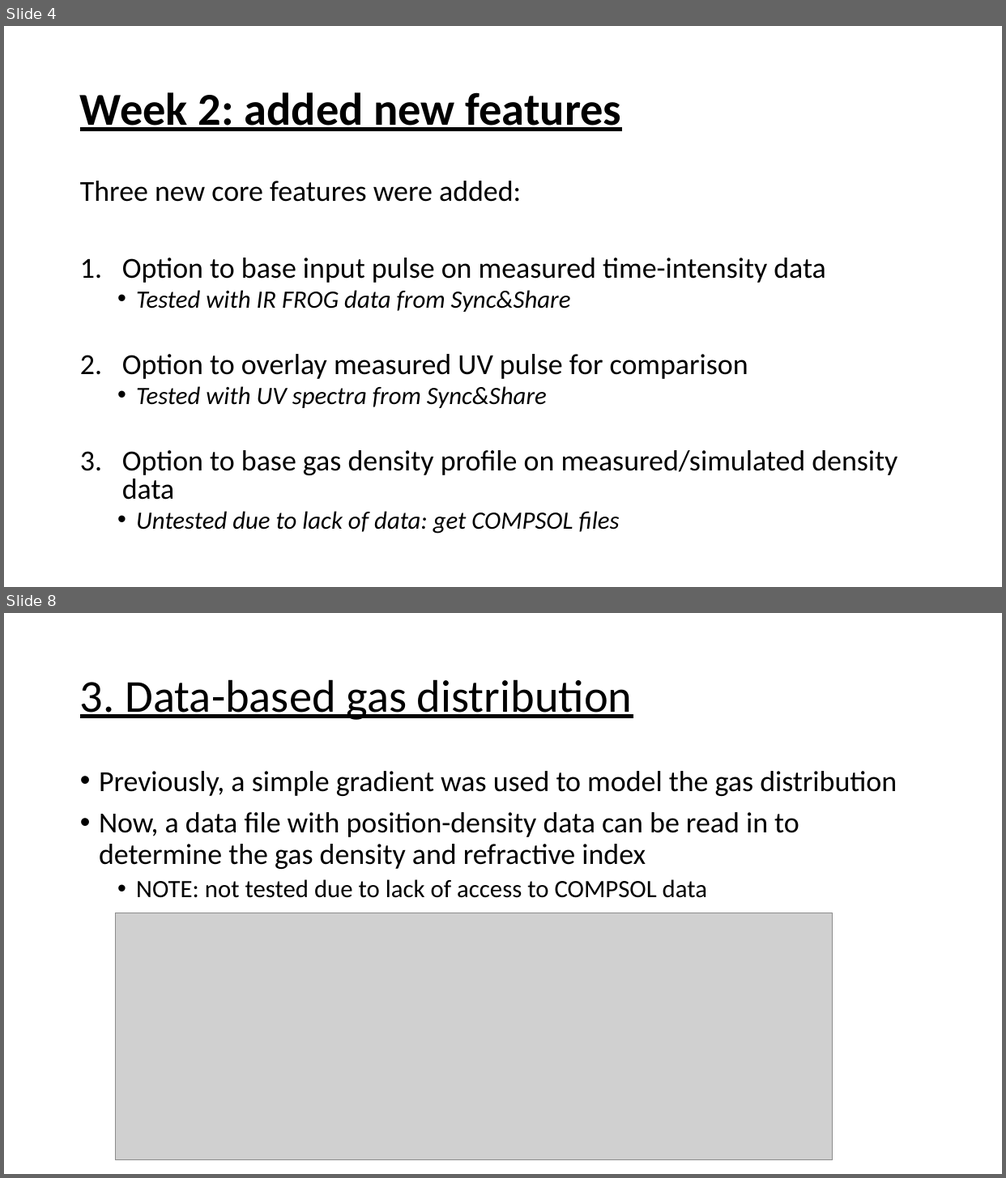
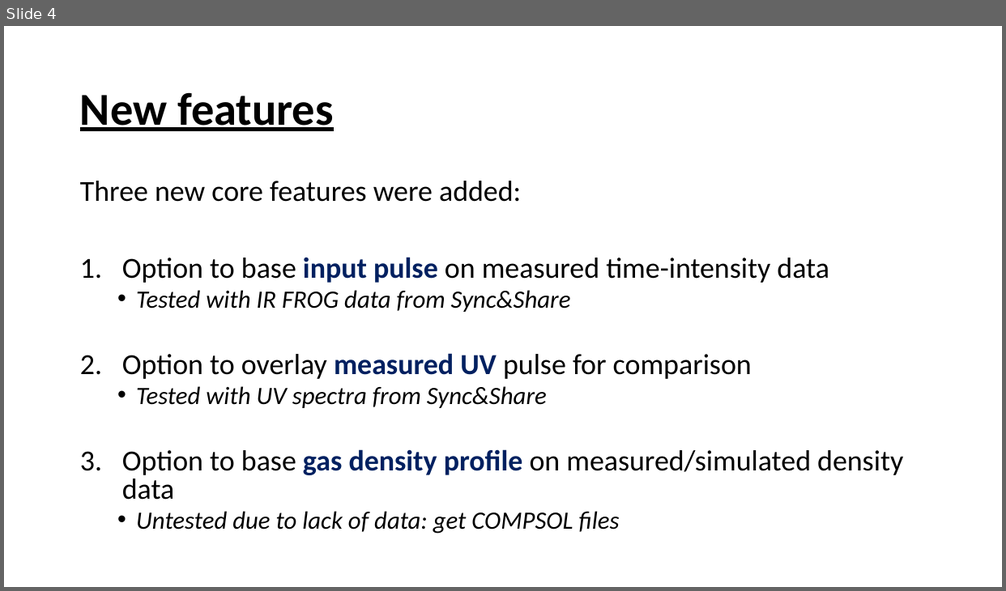
Before and after one commit to david-f-amorim/Simulating-THG-of-few-femtosecond-pulses-in-a-noble-gas-, a slide deck: presentations/DESY - Updates Week 1&2.pptx. Shown one above the other, each under a label of ours: slides 4 and 8 before the commit, slide 4 after it; the slides between them are not shown. The pictures are 1006x1178 and 1006x591 pixels, drawn with LibreOffice and Linux fonts; fonts in the diff are those of the drawing; grey boxes stand for pictures. Boxes give left, top, right and bottom in pixels: in the first picture for what was removed or moved away, otherwise in the second. Text is boxed around its words. In the diff, an @@ line names an element or a change of style, - is before the commit and + after.

```diff
--- a/presentations/DESY - Updates Week 1&2.pptx
+++ b/presentations/DESY - Updates Week 1&2.pptx
@@ slide 8 removed at <box>4,613,1002,1174</box>, background #FFFFFF @@
@@ title removed at <box>80,679,633,720</box> @@
-3. Data-based gas distribution
@@ text removed at <box>99,771,897,898</box> @@
-• Previously, a simple gradient was used to model the gas distribution
-• Now, a data file with position-density data can be read in to determine the gas density and refractive index
-  • NOTE: not tested due to lack of access to COMPSOL data
@@ picture removed at <box>116,914,833,1161</box> @@
@@ slide 4 changed as well @@
@@ title at <box>80,92,334,131</box>: text changed @@
-Week 2: added new features
+New features
@@ text at <box>122,257,903,500</box>: text colour #000000 to #002060, bold on in "input pulse", "measured UV", "gas density profile" @@
```
Also in this commit, not shown: 11 other slides changed, 4 slides added, 3 other slides removed, 2 other files.
